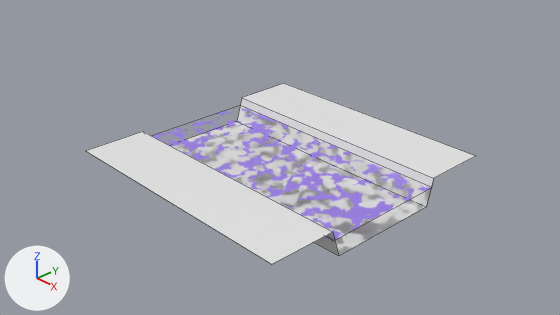
The Blender file models/world/world.blend as it was, and as the next commit left it.
Before and after are seen from the file's camera 'Camera'. The axes (+X, +Y, +Z) are drawn at lower left. The lights are the same throughout. Mesh edges are drawn as thin lines. The same objects are shown in both versions, whatever each file hides.

The older version as bpy lines, for what is in view:
```python
me_plane_002 = bpy.data.meshes.new('Plane.002')
me_plane_002.from_pydata(...)  # 16 vertices, 6 faces; spans x -2.0..2.0, y -2.0..2.0, z -0.4..0.0
# faces by material slot: [2, 3, 1]
me_plane_002.materials.append(mat_ground)  # its picture is missing
me_plane_002.materials.append(mat_water_edge)  # its picture is missing
me_plane_002.materials.append(mat_materials_world_water_material_tres)
ob_piece_river_horizontal = bpy.data.objects.new('piece_river_horizontal', me_plane_002)
ob_piece_river_horizontal.location = (0.0, 0.0, 0.0)
```
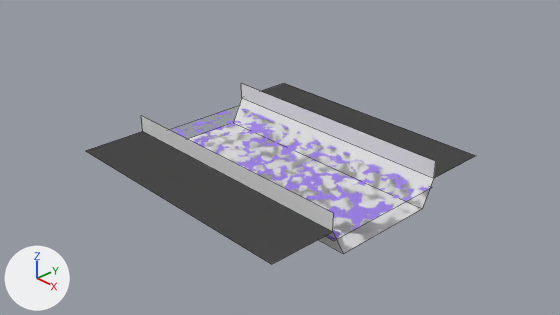
Location of each change, (x1, y1, x2, y2) in pixels of the pictures (560 x 315 px; the box of a moved part takes in the faces that stretch with it):
'piece_river_straight-col', added
    after: (142, 84, 436, 232)
part 1 of me_plane_002, moved or reshaped
    before: (171, 98, 434, 256)
    after: (188, 98, 434, 253)

The change, as a list of edits to the scene's bpy script:
```text
Change me_plane_002:
    where me_plane_002.from_pydata(...)  # 16 vertices, 6 faces; spans x -2.0..2.0, y -2.0..2.0, z -0.4..0.0
    used by ob_piece_river_horizontal; location = (0.0, 0.0, 0.0)
    me_plane_002 part 1
    me_plane_002.vertices[8].co: (-2.0, 0.88, -0.4) -> (-2.0, 0.8, -0.4)  # pixel (236, 121) -> pixel (233, 122)
    me_plane_002.vertices[9].co: (-2.0, -0.88, -0.4) -> (-2.0, -0.8, -0.4)
    me_plane_002.vertices[10].co: (2.0, -0.88, -0.4) -> (2.0, -0.8, -0.4)  # pixel (338, 255) -> pixel (343, 253)
    me_plane_002.vertices[11].co: (2.0, 0.88, -0.4) -> (2.0, 0.8, -0.4)  # pixel (426, 206) -> pixel (422, 208)
Add me_plane_007:
    me_plane_007.from_pydata([(-2.0, -2.0, 0.0), (2.0, -2.0, 0.0), (-2.0, 2.0, 0.0), (2.0, 2.0, 0.0), (-2.0, 1.0, 0.0), (-2.0, -1.0, 0.0), (2.0, -1.0, 0.0), (2.0, 1.0, 0.0), (2.0, 1.0, 0.26), (2.0, -1.0, 0.26), (-2.0, -1.0, 0.26), (-2.0, 1.0, 0.26)], [], [(4, 7, 3, 2), (0, 1, 6, 5), (5, 6, 9, 10), (7, 4, 11, 8)])
Add ob_piece_river_straight_col:
    ob_piece_river_straight_col = bpy.data.objects.new('piece_river_straight-col', me_plane_007)
    ob_piece_river_straight_col.location = (0.0, 0.0, 0.0)
```
